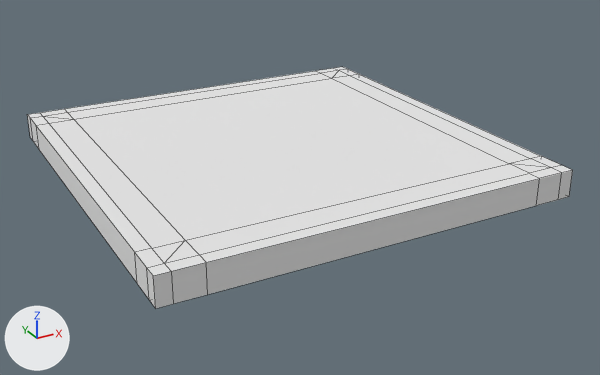
What one commit did to the FBX model Source/Assets/Models/Axel/Modular/Int_FloorDeadEnd.fbx.
The view is the same before and after, from a camera (50 mm lens) standing at (-4.16, -6.71, 2.37) and looking at (-1.4, -1.68, -0.14). Arrows for +X, +Y and +Z are at lower left; the lights stay in place. Mesh edges are drawn as thin lines. Where no turn or scale is listed for an object, it has been applied to the vertices.

The first picture shows 'Int_FloorDeadEnd'.
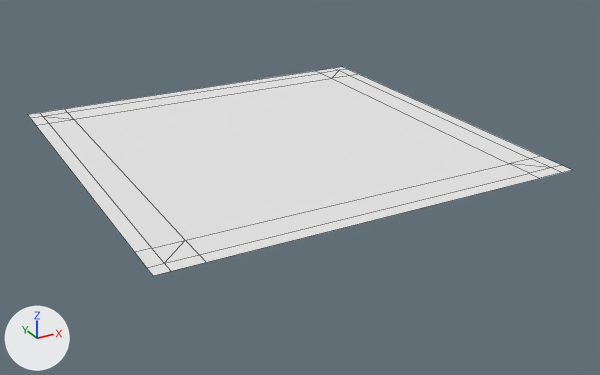
Changed parts and their boxes (x1, y1, x2, y2) in the pictures (600 x 375 px):
'Int_FloorDeadEnd', reshaped (13% shorter)
    before: (27, 67, 573, 308)
    after: (27, 67, 572, 276)
part 1 of me_cube_164, deleted
    before: (27, 115, 573, 308)

Diff of the bpy script that builds the scene:
```diff
--- a/Source/Assets/Models/Axel/Modular/Int_FloorDeadEnd.fbx.py
+++ b/Source/Assets/Models/Axel/Modular/Int_FloorDeadEnd.fbx.py
@@ me_cube_164 @@
 # used by ob_int_floordeadend; location = (0.0, 0.0, 0.0)
-me_cube_164.from_pydata(...)  # 72 vertices, 74 faces; spans x -3.0..0.0, y -3.0..0.0, z 0.0..0.2
+me_cube_164.from_pydata(...)  # 36 vertices, 29 faces; spans x -3.0..0.0, y -3.0..0.0, z 0.2
+# me_cube_164 part 1
+# 36 vertices are removed from x -3.0..0.0, y -3.0..0.0, z 0.0
+# 45 faces are deleted
 me_cube_164.materials.append(mat_mat_environment)
```
